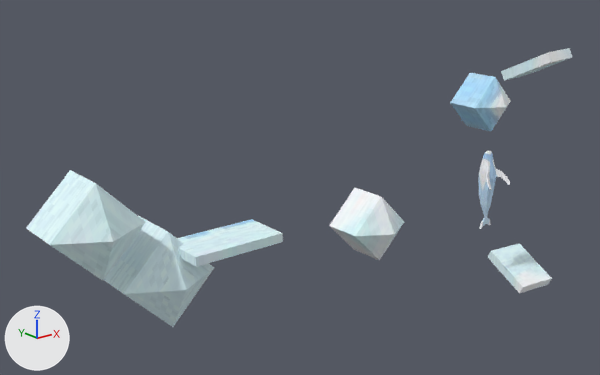
One commit to the glTF model server/src/main/resources/public/models/life/kunpeng.glb: the scene before it, then after it.
Both versions are drawn from a 50 mm camera at (-3.31, -2.6, 1.23) aimed at (-0.98, 0.31, 0.06). Arrows for +X, +Y and +Z are at lower left; the lights stay in place. The first picture is the older version. Where no turn or scale is listed for an object, it has been applied to the vertices. Vertices at exactly the same position are counted once.

Names of what the first picture shows: 'Whale', 'kun_clouds'.
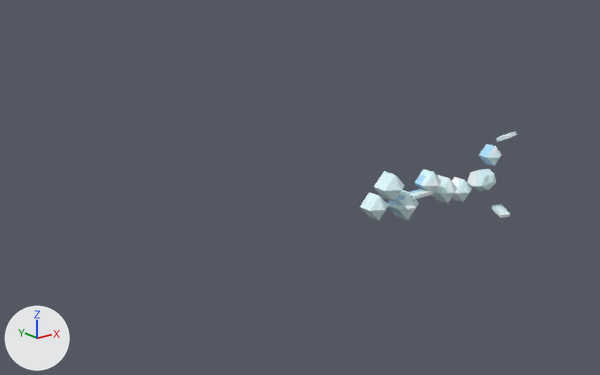
ob_armature is not drawn itself; it is the parent of ob_kun_clouds, ob_root.

Where the newer file only moved an object's origin or applied its transform, the numbers keep the older frame.

The change, as a diff of the scene's bpy script:
```diff
--- a/server/src/main/resources/public/models/life/kunpeng.glb.py
+++ b/server/src/main/resources/public/models/life/kunpeng.glb.py
@@ me_kun_clouds @@
 # used by ob_kun_clouds; parent = ob_armature; location = (0.0, 0.0, 0.0); scale = (2.0, 2.0, 2.0)
-me_kun_clouds.from_pydata(...)  # 64 vertices, 100 faces; spans x -1.145..0.278, y -0.322..0.322, z -0.095..0.29
+me_kun_clouds.from_pydata(...)  # 119 vertices, 190 faces; spans x -1.275..0.307, y -0.365..0.363, z -0.092..0.26
+# me_kun_clouds part 1: a new loose piece, a UV sphere (5 segments, 4 rings, poles along z) spanning x -0.053..0.213, y -0.021..0.16, z 0.01..0.23, in mat_kun_clouds_mat
+# me_kun_clouds part 2: the loose piece of 10 vertices spanning x -1.145..-0.955, y -0.175..0.015, z -0.01..0.21 is moved by (0.87, 0.18, 0.04)
+# me_kun_clouds part 3: the loose piece of 10 vertices spanning x -0.337..-0.163, y 0.033..0.207, z 0.08..0.28 is moved by (0.47, -0.24, -0.02)
+# me_kun_clouds part 4: the loose piece of 10 vertices spanning x -1.004..-0.796, y -0.044..0.164, z 0.0..0.24 is moved by (0.48, -0.02, -0.02)
+# me_kun_clouds part 5: the loose piece of 10 vertices spanning x 0.122..0.278, y -0.218..-0.062, z 0.11..0.29 is scaled about its middle by 1.22, then moved by (-0.82, 0.08, -0.12)
+# me_kun_clouds part 6: the loose piece of 10 vertices spanning x -1.004..-0.796, y -0.044..0.164, z 0.0..0.24 is copied, and the copy is scaled about its middle by 1.08, then moved by (0.05, 0.02, 0.0); it spans x -0.963..-0.737, y -0.033..0.193, z -0.01..0.25
+# me_kun_clouds part 7: the loose piece of 10 vertices spanning x -1.004..-0.796, y -0.044..0.164, z 0.0..0.24 is copied, and the copy is moved by (-0.12, -0.16, -0.02); it spans x -1.124..-0.916, y -0.204..0.004, z -0.02..0.22
+# me_kun_clouds part 8: the loose piece of 10 vertices spanning x -1.145..-0.955, y -0.175..0.015, z -0.01..0.21 is copied, and the copy is moved by (-0.13, 0.1, -0.01); it spans x -1.275..-1.085, y -0.075..0.115, z -0.02..0.2
+# me_kun_clouds part 9: a new loose piece, a box spanning x -0.845..-0.655, y -0.013..0.013, z 0.0..0.1, in mat_kun_clouds_mat
+# me_kun_clouds part 10: the loose piece of 8 vertices spanning x 0.077..0.203, y 0.238..0.322, z -0.095..0.055 is deleted
+# me_kun_clouds part 11: the loose piece of 8 vertices spanning x 0.077..0.203, y -0.322..-0.238, z -0.095..0.055 is deleted
+# me_kun_clouds part 12: the loose piece of 8 vertices spanning x -0.885..-0.675, y -0.01..0.01, z -0.015..0.095 is deleted
+# me_kun_clouds part 13: 8 vertices added at x 0.12..0.24, y 0.277..0.363, z -0.092..0.052
+# me_kun_clouds part 14: 8 vertices added at x 0.122..0.238, y -0.365..-0.275, z -0.092..0.052
+# me_kun_clouds part 15: 8 vertices added at x -0.961..-0.879, y 0.011..0.069, z -0.063..0.103
 me_kun_clouds.materials.append(mat_kun_clouds_mat)
@@ me_whale_retex @@
-me_whale_retex.from_pydata(...)  # 224 vertices, 444 faces; spans x -0.081..0.081, y -0.084..0.044, z -0.266..0.141
+me_whale_retex.from_pydata(...)  # 224 vertices, 444 faces; spans x -0.008..0.008, y -0.008..0.004, z -0.027..0.014
+# me_whale_retex part 16: the whole mesh is scaled about the mesh origin by 0.0999
 me_whale_retex.materials.append(mat_kun_body)
@@ ob_armature @@
 ob_armature.location = (0.0, 0.0, 0.0)
-ob_armature.rotation_euler = (-1.571, 0.0, 0.0)  # degrees (-90, 0, 0)
+ob_armature.scale = (0.632, 0.632, 0.632)
@@ ob_kun_clouds @@
 ob_kun_clouds.location = (0.0, 0.0, 0.0)
-ob_kun_clouds.scale = (2.0, 2.0, 2.0)
+ob_kun_clouds.rotation_euler = (-1.571, 0.0, 0.0)  # degrees (-90, 0, 0)
```

Changed parts and their boxes [x1, y1, x2, y2] in the pictures (600 x 375 px; the box of a moved part takes in the faces that stretch with it):
'kun_clouds', reshaped, rescaled, turned: before [26, 48, 572, 327]; after [360, 131, 517, 220]
'Whale', rescaled (not visible afterwards): before [478, 151, 510, 229]
part 1 of me_kun_clouds, added: after [467, 169, 496, 191]
part 2 of me_kun_clouds, moved or reshaped: before [26, 170, 146, 281]; after [452, 177, 471, 202]
part 3 of me_kun_clouds, moved or reshaped: before [329, 188, 404, 260]; after [479, 144, 502, 166]
part 4 of me_kun_clouds, moved or reshaped: before [104, 216, 214, 327]; after [433, 175, 457, 203]
part 5 of me_kun_clouds, moved or reshaped: before [450, 73, 511, 131]; after [414, 169, 442, 196]
part 6 of me_kun_clouds, added: after [387, 190, 419, 220]
part 7 of me_kun_clouds, added: after [374, 171, 405, 202]
part 8 of me_kun_clouds, added: after [360, 192, 389, 220]
part 9 of me_kun_clouds, added: after [410, 189, 432, 199]
part 10 of me_kun_clouds, deleted: before [488, 243, 552, 293]
part 11 of me_kun_clouds, deleted: before [501, 48, 572, 80]
part 12 of me_kun_clouds, deleted: before [177, 219, 283, 267]
part 13 of me_kun_clouds, added: after [491, 204, 510, 218]
part 14 of me_kun_clouds, added: after [496, 131, 517, 142]
part 15 of me_kun_clouds, added: after [396, 198, 416, 210]
